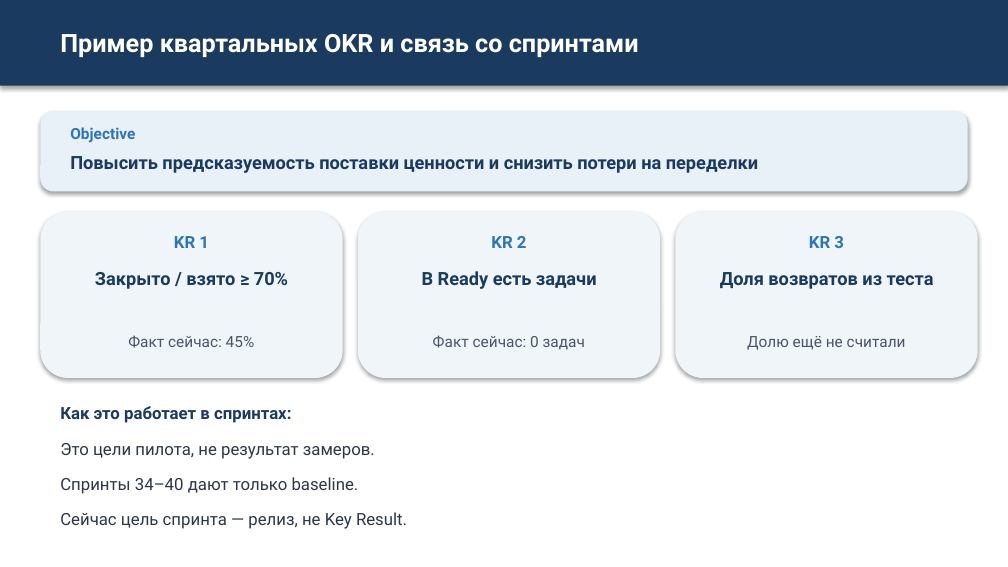
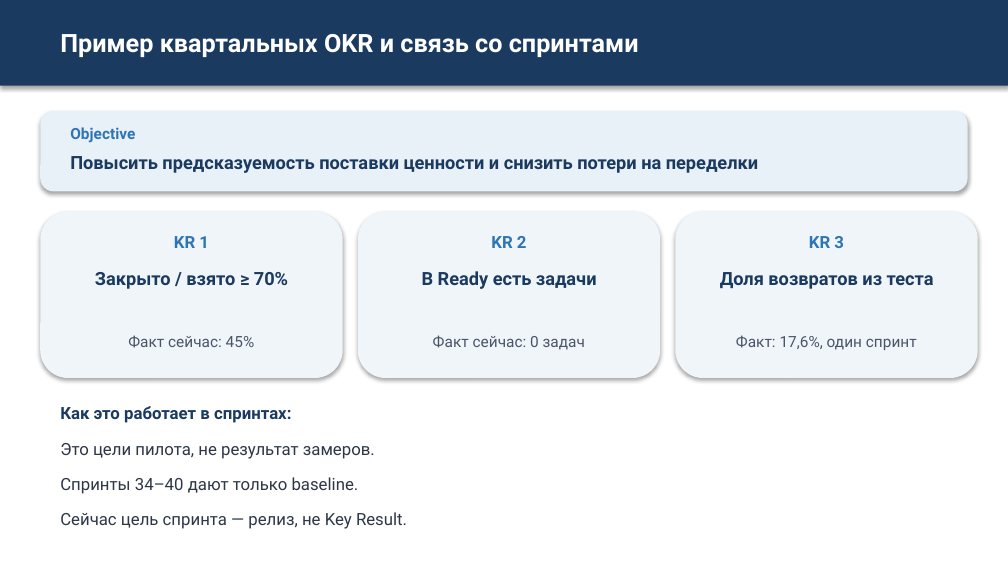
Before and after one commit to camelot270/otus_work, a slide deck: slide 13 of docs/Zashita_proekta_Skvoznoe_planirovanie.pptx. Drawn at 1008x567 pixels with LibreOffice and Linux fonts; fonts in the diff are those of the drawing. Boxes give left, top, right and bottom in pixels: in the first picture for what was removed or moved away, otherwise in the second. Text is boxed around its words. In the diff, an @@ line names an element or a change of style, - is before the commit and + after.

```diff
--- a/docs/Zashita_proekta_Skvoznoe_planirovanie.pptx
+++ b/docs/Zashita_proekta_Skvoznoe_planirovanie.pptx
@@ text at [736,335,917,350]: text changed @@
-Долю ещё не считали
+Факт: 17,6%, один спринт
```
Also in this commit, not shown: 3 other slides changed.
